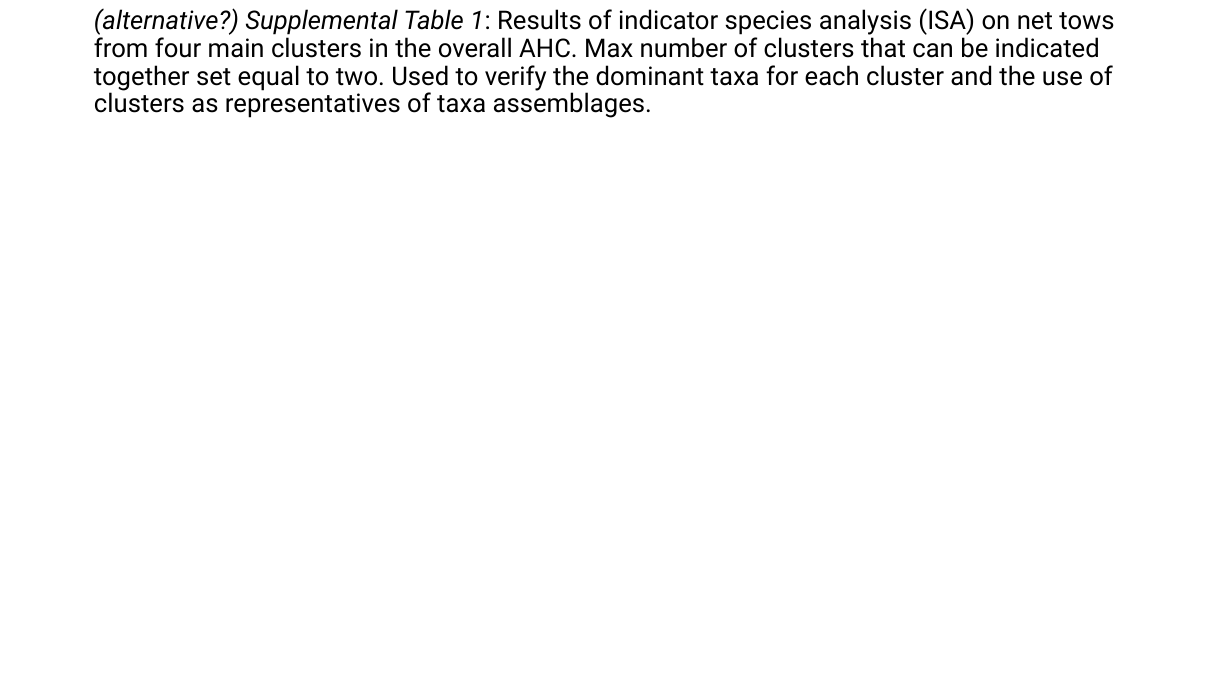
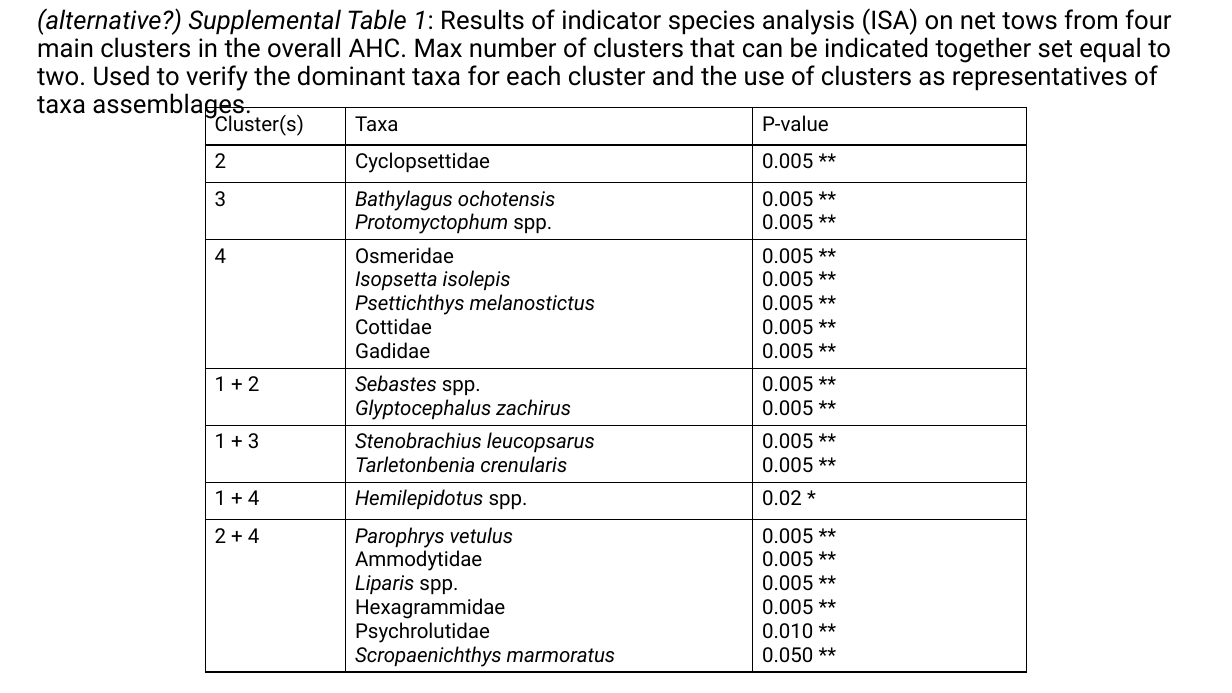
Before and after one commit to LukeABobay/larval-fish-community-analysis, a slide deck: slide 11 of Project Figures and Tables in order.pptx (slide 9 before the commit). Drawn at 1232x693 pixels with LibreOffice and Linux fonts; fonts in the diff are those of the drawing. Boxes give left, top, right and bottom in pixels: in the first picture for what was removed or moved away, otherwise in the second. Text is boxed around its words. In the diff, an @@ line names an element or a change of style, - is before the commit and + after.

```diff
--- a/Project Figures and Tables in order.pptx
+++ b/Project Figures and Tables in order.pptx
@@ title "(alternative?) Supplemental Table 1: Results ..." rewrapped from box(94, 8, 1114, 118) to box(37, 8, 1171, 119) @@
@@ table added at box(205, 107, 1026, 685), 8 rows, 3 columns @@
+Cluster(s) | Taxa | P-value
+2 | Cyclopsettidae | 0.005 **
+3 | Bathylagus ochotensis / Protomyctophum spp. | 0.005 ** / 0.005 **
+4 | Osmeridae / Isopsetta isolepis / Psettichthys melanostictus / Cottidae / Gadidae | 0.005 ** / 0.005 ** / 0.005 ** / 0.005 ** / 0.005 **
+1 + 2 | Sebastes spp. / Glyptocephalus zachirus | 0.005 ** / 0.005 **
+1 + 3 | Stenobrachius leucopsarus / Tarletonbenia crenularis | 0.005 ** / 0.005 **
+1 + 4 | Hemilepidotus spp. | 0.02 *
+2 + 4 | Parophrys vetulus / Ammodytidae / Liparis spp. / Hexagrammidae / Psychrolutidae / Scropaenichthys marmoratus | 0.005 ** / 0.005 ** / 0.005 ** / 0.005 ** / 0.010 ** / 0.050 **
```
Also in this commit, not shown: 3 other slides changed, 2 slides added, 1 other file.
